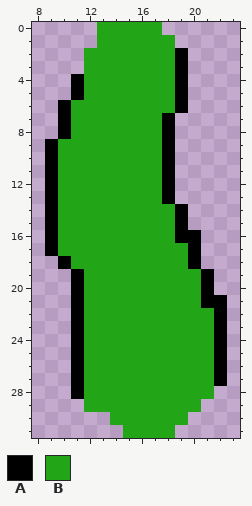
One commit to this pixel-art sprite: textures/stem2.png. The picture above was drawn from the file before the commit.
The file is 32x32 pixels. Shown: x 8..23, y 0..31.
Palette (. is transparent): A #000000  B #22a618
Pixels before, first column x 9:
 0 ....BBBBB.....
 1 ....BBBBBB....
 2 ...BBBBBBBA...
 3 ...BBBBBBBA...
 4 ..ABBBBBBBA...
 5 ..ABBBBBBBA...
 6 .ABBBBBBBBA...
 7 .ABBBBBBBA....
 8 .ABBBBBBBA....
 9 ABBBBBBBBA....
10 ABBBBBBBBA....
11 ABBBBBBBBA....
12 ABBBBBBBBA....
13 ABBBBBBBBA....
14 ABBBBBBBBBA...
15 ABBBBBBBBBA...
16 ABBBBBBBBBAA..
17 ABBBBBBBBBBA..
18 .ABBBBBBBBBA..
19 ..ABBBBBBBBBA.
20 ..ABBBBBBBBBA.
21 ..ABBBBBBBBBAA
22 ..ABBBBBBBBBBA
23 ..ABBBBBBBBBBA
24 ..ABBBBBBBBBBA
25 ..ABBBBBBBBBBA
26 ..ABBBBBBBBBBA
27 ..ABBBBBBBBBBA
28 ..ABBBBBBBBBB.
29 ...BBBBBBBBB..
30 .....BBBBBB...
31 ......BBBB....
Once edited:
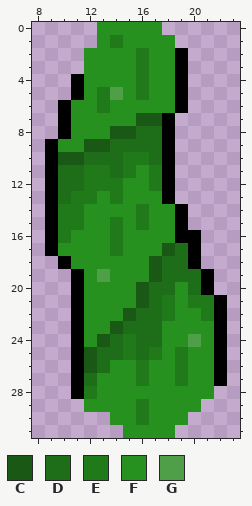
Colours new in this view: C #1a5915  D #1e6d18  E #217a1a  F #27911f  G #4f9f49
Diff:
Changed rows in their new state; - is an unchanged pixel.
first column x 10:
 0 ---FFFFF----
 1 ---FEFFFF---
 2 --FFFFEFF---
 3 --FFFFEFF---
 4 --FFFFEFF---
 5 --FEGFEFF---
 6 -FFEFFFFF---
 7 -FFFFFCC----
 8 -FFFCCDD----
 9 FFCCDDDD----
10 CCDDDEED----
11 DDEEDEFE----
12 DDEEEFFE----
13 DEEFEFFF----
14 EEFFFFEFF---
15 EEFFEFEFF---
16 EFFFEFFFF---
17 FFFFEFFFCD--
18 -FFFFFFCDD--
19 --FGFFFCDDD-
20 --FFFFCDDFD-
21 --FFFFCDEFEE
22 --FFFCDDEFFE
23 --FFCDDDFFFF
24 --FCDEDDFFGF
25 --CDDEDEFEFF
26 --CDFFEFFEFF
27 --DFFFEFFEFF
28 --EFFFFFFFFF
29 --FFFFEFFFF-
30 ----FFEFFF--
31 -----FFFF---
Boxes around the changes in both pictures, in picture pixels (x1, y1, x2, y2):
changed: (58, 22, 214, 438)
